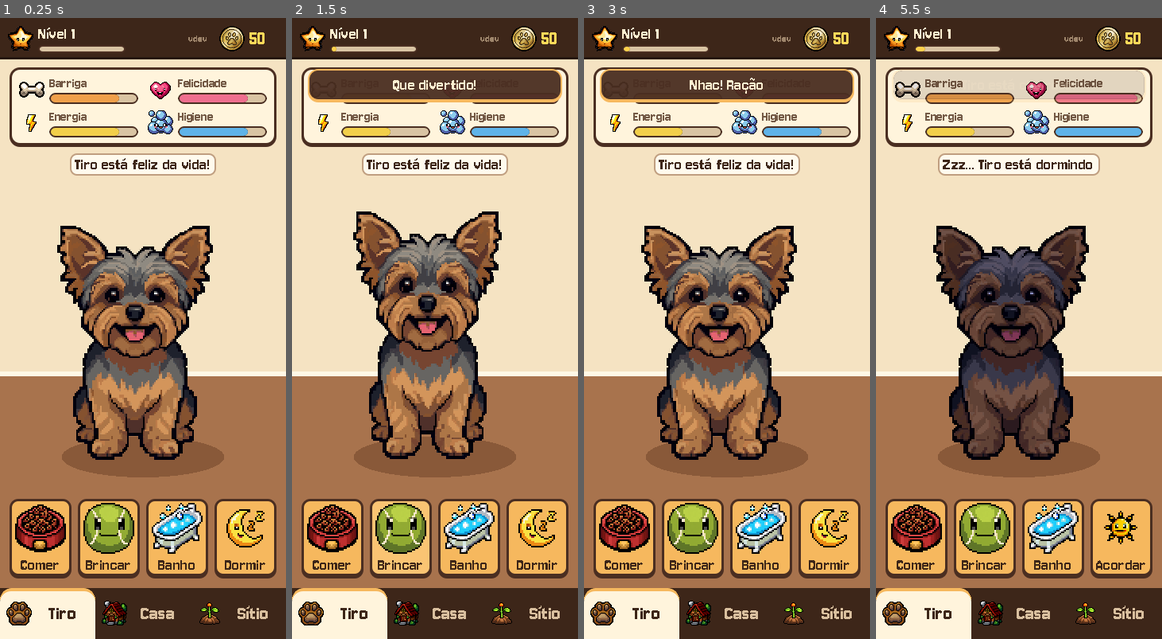
Above: before the commit, frames 1-4 (left to right).
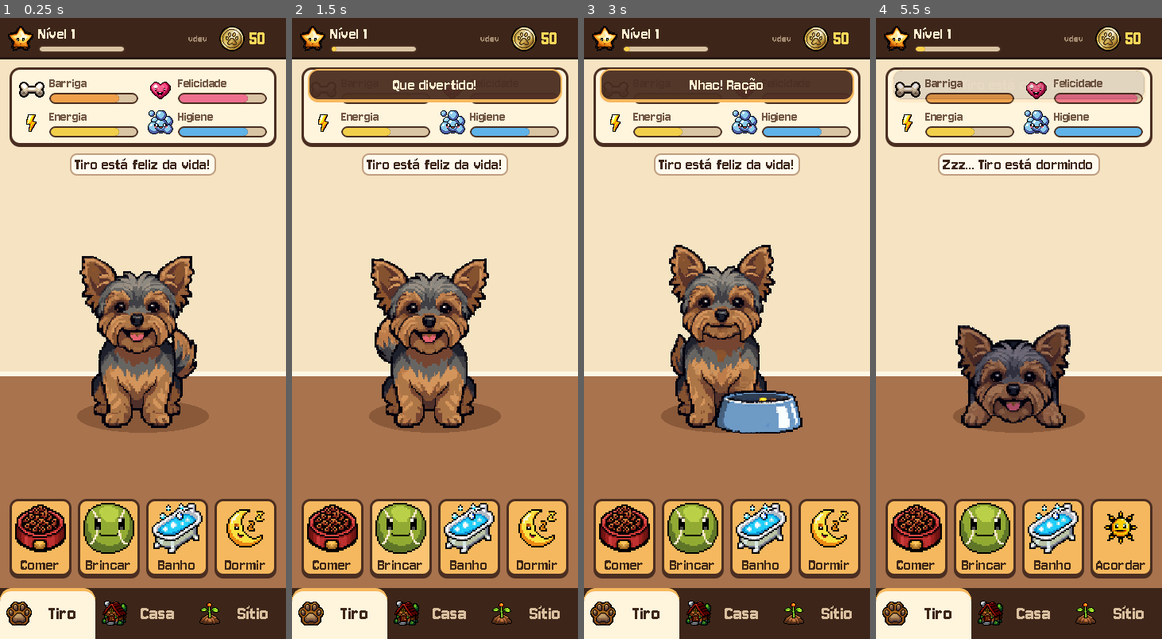
Above: after the commit, the same moments.

Repository: Vitorawi/tiro-adventure
Game: Godot game, scene res://scenes/main/main.tscn
The game is run twice, just before and just after one commit, with the same random seed, the same clock (stepped at 60 frames per second) and the same inputs.
Inputs (mouse positions are in pixels of both pictures, inside the frame that each line leads up to):
- Up to frame 1 (0.25 s): no input
- Up to frame 2 (1.5 s): click (400, 539) at 0.5 s; click (400, 539) at 1.25 s
- Up to frame 3 (3 s): click (624, 539) at 2 s; click "Dar" at 2.75 s
- Up to frame 4 (5.5 s): click (1053, 539) at 3.5 s; click (1121, 539) at 4.25 s; click "Tiro" at 5 s

The runs differ from the first frame. In frame 1, 14% of the frame differs, in the area x 20-79%, y 33-74%; in frame 2, 14%; in frame 3, 15%; in frame 4, 16%.

Commit message:
Tiro animado na aba Tiro: 11 animações (idle, travessuras, comer, dormir...) via PixelLab
Co-Authored-By: Claude Sonnet 5.5 <noreply@anthropic.com>

Diff:
--- a/game/autoload/events.gd
+++ b/game/autoload/events.gd
@@ -14,6 +14,9 @@
 ## Emitido pelo GameState quando qualquer dado do estado muda.
 signal state_changed
 
+## Emitido pelo GameState quando o jogador cuida do Tiro ("feed", "play", "bathe", "pet").
+signal dog_action(action: StringName)
+
 ## Pede para a tela principal mostrar uma mensagem curta.
 signal toast_requested(text: String)
 ## Pede para abrir o painel inferior (sheet) com um conteúdo.
--- a/game/autoload/game_state.gd
+++ b/game/autoload/game_state.gd
@@ -46,6 +46,7 @@
 	dog.apply(effects, now())
 	_gain_xp("feed")
 	_changed()
+	Events.dog_action.emit(&"feed")
 	return true
 
 
@@ -53,6 +54,7 @@
 	dog.apply(Database.actions.get("pet", {}), now())
 	dog.affection += 1
 	_changed()
+	Events.dog_action.emit(&"pet")
 
 
 func play() -> bool:
@@ -62,6 +64,7 @@
 	dog.affection += 2
 	_gain_xp("play")
 	_changed()
+	Events.dog_action.emit(&"play")
 	return true
 
 
@@ -69,6 +72,7 @@
 	dog.apply(Database.actions.get("bathe", {}), now())
 	_gain_xp("bathe")
 	_changed()
+	Events.dog_action.emit(&"bathe")
 
 
 func set_sleeping(value: bool) -> void:
--- a/game/scenes/ui/pet_screen/pet_screen.gd
+++ b/game/scenes/ui/pet_screen/pet_screen.gd
@@ -15,6 +15,7 @@
 var _bars: Dictionary = {}  # need_id -> ProgressBar
 var _sleep_icon: TextureRect
 var _sleep_text: Label
+var _animator: PetAnimator
 
 @onready var _needs_grid: GridContainer = %NeedsGrid
 @onready var _mood_label: Label = %MoodLabel
@@ -32,6 +33,10 @@
 	_sleep_text = sleep_parts[1]
 	%DogArea.draw.connect(_draw_dog_shadow)
 	_dog_sprite.gui_input.connect(_on_dog_input)
+	_animator = PetAnimator.new()
+	add_child(_animator)
+	_animator.setup(_dog_sprite)
+	_animator.set_sleeping(GameState.dog.sleeping)
 	%FeedButton.pressed.connect(func() -> void:
 		Events.sheet_requested.emit("Comidinha", SheetBuilder.food_picker()))
 	%PlayButton.pressed.connect(_on_play_pressed)
@@ -91,7 +96,8 @@
 
 	_sleep_text.text = "Acordar" if dog.sleeping else "Dormir"
 	_sleep_icon.texture = UiKit.ui_icon("action_wake" if dog.sleeping else "action_sleep")
-	_dog_sprite.modulate = Color(0.55, 0.55, 0.75) if dog.sleeping else Color.WHITE
+	_dog_sprite.modulate = Color(0.75, 0.75, 0.9) if dog.sleeping else Color.WHITE
+	_animator.set_sleeping(dog.sleeping)
 
 	if dog.sleeping:
 		_mood_label.text = "Zzz... %s está dormindo" % dog.name
@@ -106,15 +112,14 @@
 ## Sombra oval sob as patas do Tiro (desenhada no DogArea, atrás do sprite).
 func _draw_dog_shadow() -> void:
 	var area: Control = %DogArea
-	var feet := Vector2(_dog_sprite.position.x + _dog_sprite.size.x / 2.0, _dog_sprite.position.y + _dog_sprite.size.y * 0.97)
+	var feet := Vector2(_dog_sprite.position.x + _dog_sprite.size.x / 2.0, _dog_sprite.position.y + _dog_sprite.size.y * 0.81)
 	area.draw_set_transform(feet, 0.0, Vector2(1.0, 0.25))
-	area.draw_circle(Vector2.ZERO, _dog_sprite.size.x * 0.32, Color(0.25, 0.12, 0.05, 0.3), true, -1.0, false)
+	area.draw_circle(Vector2.ZERO, _dog_sprite.size.x * 0.26, Color(0.25, 0.12, 0.05, 0.3), true, -1.0, false)
 	area.draw_set_transform(Vector2.ZERO)
 
 
 func _on_play_pressed() -> void:
 	if GameState.play():
-		_bounce()
 		Events.toast_requested.emit("Que divertido!")
 	else:
 		Events.toast_requested.emit("Tiro está cansado demais para brincar.")
@@ -128,16 +133,7 @@
 		Events.toast_requested.emit("Shh... ele está dormindo.")
 		return
 	GameState.pet()
-	_bounce()
 	_float_text("+carinho", button.global_position)
-
-
-func _bounce() -> void:
-	_dog_sprite.pivot_offset = _dog_sprite.size * Vector2(0.5, 1.0)
-	var tween := create_tween()
-	tween.tween_property(_dog_sprite, "scale", Vector2(1.08, 0.92), 0.08)
-	tween.tween_property(_dog_sprite, "scale", Vector2(0.95, 1.06), 0.1)
-	tween.tween_property(_dog_sprite, "scale", Vector2.ONE, 0.12)
 
 
 func _float_text(text: String, at: Vector2) -> void:
--- /dev/null
+++ b/game/scripts/ui/pet_animator.gd
@@ -0,0 +1,125 @@
+class_name PetAnimator
+extends Node
+## Toca as animações do Tiro detalhado (Tela do Pet) num TextureRect.
+## Fica em "respirar" parado, sorteia travessuras de vez em quando
+## (coçar, bocejar, farejar...) e reage às ações do jogador e ao sono.
+
+const DIR := "res://assets/sprites/characters/tiro_pet/"
+const IDLE := &"idle_breathe"
+const SLEEP := &"sleep"
+## Quadros por segundo de cada animação.
+const FPS := {
+	&"idle_breathe": 6.0, &"head_tilt": 7.0, &"scratch": 8.0, &"yawn": 6.0, &"sniff": 7.0,
+	&"stretch": 7.0, &"bark": 8.0, &"eat": 8.0, &"happy_jump": 9.0, &"shake_off": 10.0,
+	&"sleep": 5.0,
+}
+## Travessuras sorteadas quando ele está parado (peso maior = mais comum).
+const FIDGETS := {
+	&"head_tilt": 3, &"scratch": 2, &"yawn": 2, &"sniff": 3, &"stretch": 1, &"bark": 1,
+}
+## Ação do jogador -> [animação, repetições].
+const REACTIONS := {
+	&"feed": [&"eat", 3], &"play": [&"happy_jump", 3], &"bathe": [&"shake_off", 3],
+	&"pet": [&"happy_jump", 1],
+}
+
+var _target: TextureRect
+var _frames: Dictionary = {}  # nome -> Array[Texture2D]
+var _clip: StringName = IDLE
+var _frame := 0
+var _clock := 0.0
+var _loops_left := 0
+var _fidget_in := 5.0
+var _sleeping := false
+
+
+func setup(target: TextureRect) -> void:
+	_target = target
+	for clip: StringName in FPS:
+		_load_clip(clip)
+	Events.dog_action.connect(react)
+	_show()
+
+
+func _load_clip(clip: StringName) -> void:
+	var list: Array[Texture2D] = []
+	var index := 0
+	while ResourceLoader.exists("%s%s/frame_%02d.png" % [DIR, clip, index]):
+		list.append(load("%s%s/frame_%02d.png" % [DIR, clip, index]))
+		index += 1
+	_frames[clip] = list
+
+
+func set_sleeping(value: bool) -> void:
+	if value == _sleeping:
+		return
+	_sleeping = value
+	_play(SLEEP if value else IDLE, 1)
+	if not value:
+		_fidget_in = 3.0
+
+
+func react(action: StringName) -> void:
+	if _sleeping or not REACTIONS.has(action):
+		return
+	var info: Array = REACTIONS[action]
+	_play(info[0], info[1])
+
+
+## Toca `clip` `loops` vezes e depois volta ao descanso (ou segura o último quadro no sono).
+func _play(clip: StringName, loops: int) -> void:
+	_clip = clip
+	_frame = 0
+	_clock = 0.0
+	_loops_left = loops
+	_show()
+
+
+func _process(delta: float) -> void:
+	if _target == null:
+		return
+	var list: Array = _frames[_clip]
+	var resting := _clip == IDLE
+	if resting and not _sleeping:
+		_fidget_in -= delta
+		if _fidget_in <= 0.0:
+			_fidget_in = randf_range(4.0, 9.0)
+			_play(_pick_fidget(), 1)
+			return
+	if _clip == SLEEP and _frame >= list.size() - 1:
+		return  # dormindo: segura o último quadro
+	_clock += delta
+	var step: float = 1.0 / float(FPS[_clip])
+	while _clock >= step:
+		_clock -= step
+		_frame += 1
+		if _frame >= list.size():
+			_frame = 0
+			if resting:
+				continue
+			if _clip == SLEEP:
+				_frame = list.size() - 1
+				break
+			_loops_left -= 1
+			if _loops_left <= 0:
+				_play(IDLE, 1)
+				return
+	_show()
+
+
+func _pick_fidget() -> StringName:
+	var total := 0
+	for clip: StringName in FIDGETS:
+		total += FIDGETS[clip]
+	var roll := randi() % total
+	for clip: StringName in FIDGETS:
+		roll -= FIDGETS[clip]
+		if roll < 0:
+			return clip
+	return &"head_tilt"
+
+
+func _show() -> void:
+	var list: Array = _frames[_clip]
+	if not list.is_empty():
+		_target.texture = list[mini(_frame, list.size() - 1)]
Binary file added: game/assets/sprites/characters/tiro_pet/bark/frame_00.png
Not shown, added: game/assets/sprites/characters/tiro_pet/bark/frame_00.png.import
Binary file added: game/assets/sprites/characters/tiro_pet/bark/frame_01.png
Not shown, added: game/assets/sprites/characters/tiro_pet/bark/frame_01.png.import
Binary file added: game/assets/sprites/characters/tiro_pet/bark/frame_02.png
Not shown, added: game/assets/sprites/characters/tiro_pet/bark/frame_02.png.import
Binary file added: game/assets/sprites/characters/tiro_pet/bark/frame_03.png
Not shown, added: game/assets/sprites/characters/tiro_pet/bark/frame_03.png.import
Binary file added: game/assets/sprites/characters/tiro_pet/bark/frame_04.png
Not shown, added: game/assets/sprites/characters/tiro_pet/bark/frame_04.png.import
Binary file added: game/assets/sprites/characters/tiro_pet/bark/frame_05.png
Not shown, added: game/assets/sprites/characters/tiro_pet/bark/frame_05.png.import
(and 205 more such lines)
